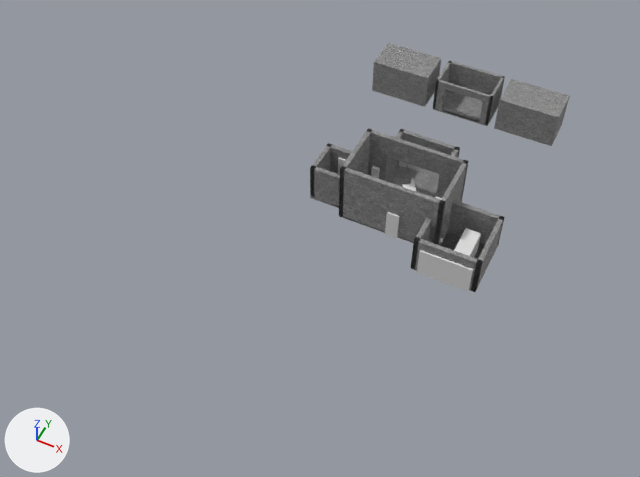
Two versions of the Blender file Assets/MattsStuff/BlenderWork/Year3Materials.blend, one commit apart.
Before and after are seen from a 50 mm lens placed at (174.0, -379.0, 419.0), pointed at (3.0, -38.0, -8.0). The lights are fixed; the arrows at lower left show +X, +Y and +Z.

Objects in the first picture: 'Door.002', 'Extension', 'Extension.001', 'Garage', 'Main', 'Shed', 'Shed.001', 'Shed.002'.
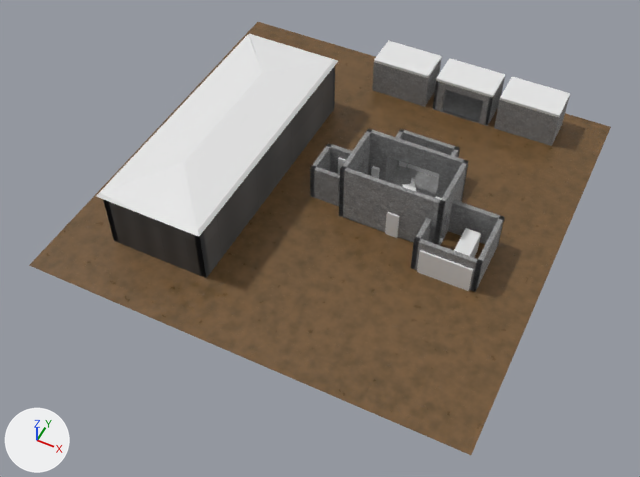
Where the change shows, as pixel boxes (x1, y1, x2, y2) in the pictures (640 x 477 px):
'Ground', shown: after (29, 22, 611, 455)
'Roof', shown: after (96, 34, 338, 236)
'Barn', shown: after (103, 66, 335, 278)
'Roof.005', shown: after (500, 77, 570, 117)
'Roof.004', shown: after (436, 58, 505, 98)
'Roof.006', shown: after (374, 40, 442, 78)

What the commit changed:
Object 'Roof.004' (ob_roof_004) is now shown.
Object 'Roof.005' (ob_roof_005) is now shown.
Object 'Roof.006' (ob_roof_006) is now shown.
Object 'Barn' (ob_barn) is now shown.
Object 'Roof' (ob_roof) is now shown.
Object 'Ground' (ob_ground) is now shown.
